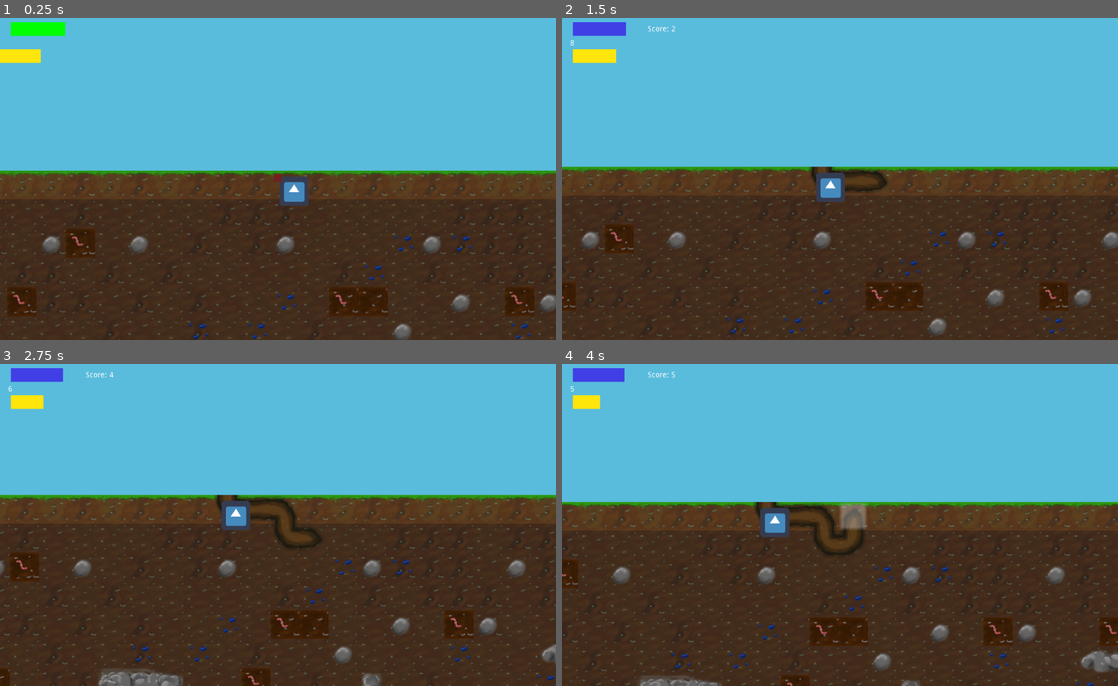
Above: before the commit, frames 1-4 (two rows, left to right).
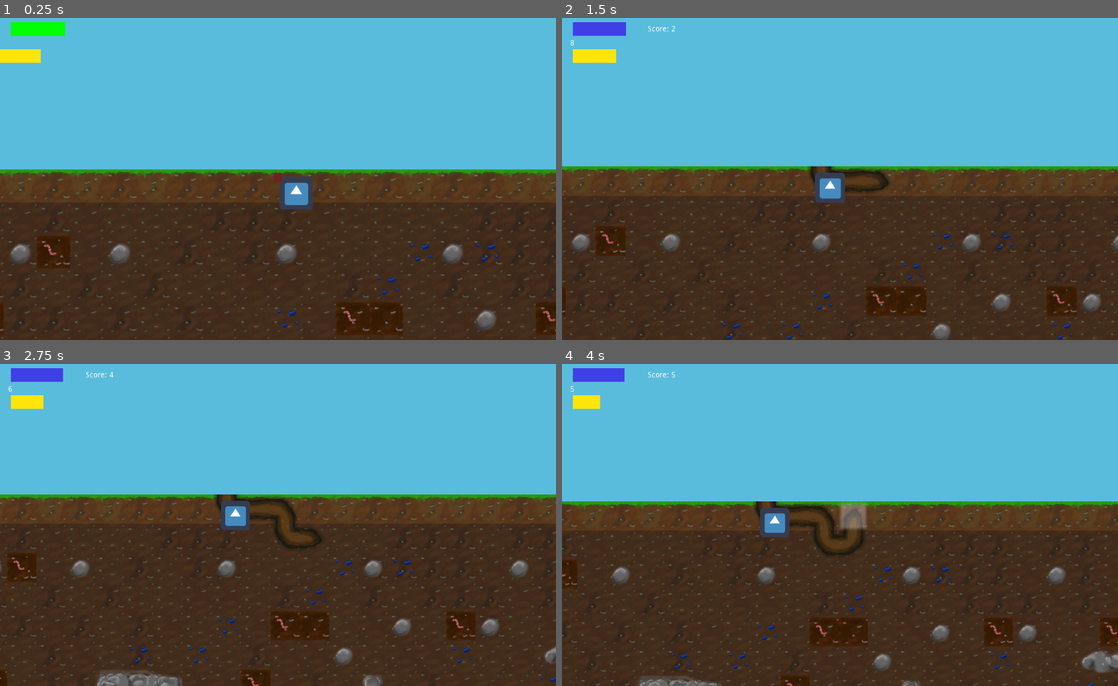
Above: after the commit, the same moments.

Repository: Sushperson/Tree-Simulator-2023
Game: Godot game, scene res://Scenes/World.tscn
Same seed, same stepped clock (60 frames per second), same inputs: the game is played once before the commit and once after it. The engine's default icon, where the game draws it, is replaced by a stand-in: a white triangle on a blue panel in a dark square.
Inputs:
- Up to frame 1 (0.25 s): no input
- Up to frame 2 (1.5 s): hold D (right) 0.53-1.28 s; hold S (down) from 1.28 s (still down)
- Up to frame 3 (2.75 s): release S (down) at 2.03 s; hold D (right) from 2.03 s (still down)
- Up to frame 4 (4 s): release D (right) at 2.78 s; hold W (up) 2.78-3.53 s; hold A (left) from 3.53 s (still down)

The runs differ from the first frame. In frame 1, 6.1% of the frame differs, in the area x 0-100%, y 46-100%; in frame 2, 4.9%; in frame 3, 3.1%; in frame 4, 0.7%.

Commit message:
Changed camera smooth zoom speed

Diff:
--- a/Tree_sim/Scripts/Camera2D.gd
+++ b/Tree_sim/Scripts/Camera2D.gd
@@ -3,7 +3,7 @@
 var smooth_zoom = 1
 var target_zoom = zoom.x
 
-const ZOOM_SPEED = 10
+const ZOOM_SPEED = 1
 
 func _ready():
 	pass
